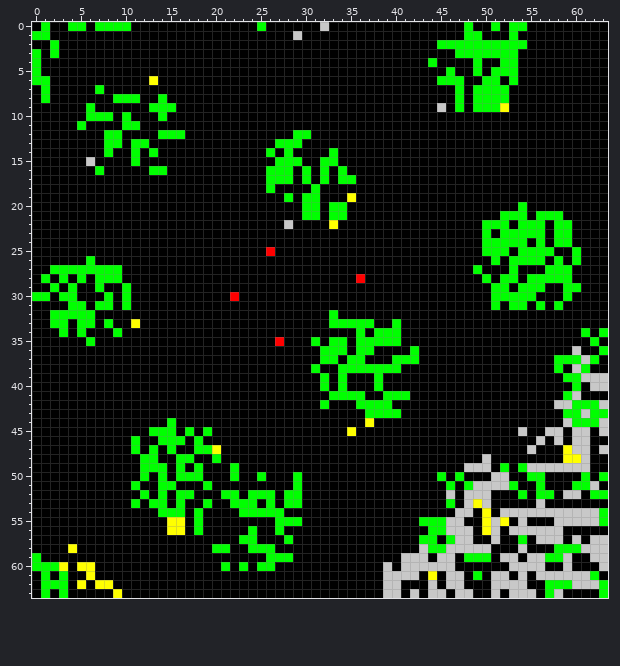
Edited in one commit: pixel-art sprite (res/materials/textures/map3.png). The picture above is the old version.
The file is 64x64 pixels.
And afterwards:
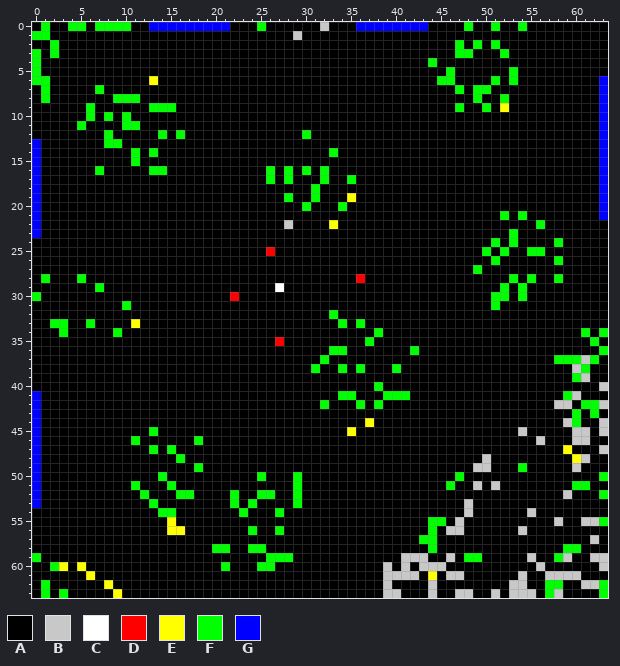
Palette (. is transparent): A #000000  B #c8c8c8  C #ffffff  D #ff0000  E #ffff00  F #00ff00  G #0000ff
From old to new:
Changed rows in their new state; - is an unchanged pixel.
first column x 0:
 0 -------------GGGGGGGGG--------------GGGGGGGG---------A----------
 1 ------------------------------------------------AA---A----------
 2 ---------------------------------------------AA-A-A-AAA---------
 3 -------------------------------------------------AAA-A----------
 4 -------------------------------------------------A--AA----------
 5 -------------------------------------------------A-AA-----------
 6 -----------------------------------------------A--A------------G
 7 ---------------------------------------------------AA----------G
 8 --------------A--------------------------------A--AA-----------G
 9 ---------------------------------------------A---A-A-----------G
10 -------A------A------------------------------------------------G
11 ---------------------------------------------------------------G
12 ---------A-----A-------------A---------------------------------G
13 G----------AA--------------AAA---------------------------------G
14 G-------A-----------------A-A----------------------------------G
15 G-----A--------------------AAA--AA-----------------------------G
16 G--------------------------A------A----------------------------G
17 G--------------------------A--A---A----------------------------G
18 G-------------------------A------------------------------------G
19 G-----------------------------A--------------------------------G
20 G------------------------------A-A--------------------A--------G
21 G-----------------------------AA-AA------------------A--AAA----G
22 G-------------------------------------------------AAA-AA--AA----
23 G-------------------------------------------------A-A-AAA-AA----
24 --------------------------------------------------A-A-A-A--A----
25 ---------------------------------------------------A--A--A--A---
26 ------A----------------------------------------------AAAA---A---
27 --AAAAAAAA-------------------------------------------A---AAA----
28 ---A---AAA----------------------------------------A-A---AA-A----
29 --A-A-----A----------------C-----------------------A---AA--AA---
30 -A-AA---A-A------------------------------------------A-A---A----
31 ----AA-AA--------------------------------------------AA-A-A-----
32 --AAAAA---------------------------------------------------------
33 -----A--A------------------------A-A-A--A-----------------------
34 -----A------------------------------A--AA-----------------------
35 ------A------------------------A-AA-A-AAA-----------------------
36 --------------------------------A---AA----------------------A---
37 ---------------------------------A-AA---AAA---------------------
38 -----------------------------------A-AAA------------------A-----
39 --------------------------------A-A---A--------------------A--AA
40 --------------------------------A-A-------------------------A-A-
41 G--------------------------------A--A---------------------------
42 G------------------------------------A-A--------------------A---
43 G------------------------------------AAAA------------------A-A-A
44 G--------------A---------------------------------------------AA-
45 G-------------AA-A-A-------------------------------------AA-----
46 G-------------AAA-----------------------------------------A-----
47 G----------A------AAA----------------------------------A----AA--
48 G-----------AA---A--A--------------------------------------A----
49 G-----------AAA-A-----A-------------------------A---A--AAAAA-A--
50 G-----------A---AAA---A----------------------A-----AA--AA----A--
51 G-------------A----A----------------------------A-A-AA--A-----A-
52 G-------------A------A--A---A-----------------A-AAA---A-AA--A-A-
53 G----------A--A-A--A---A--A-A-----------------A--AA-----A-------
54 ----------------A-A-----AAA--------------------A--A-AAA-AAAAAAAA
55 ----------------A-A--------AAA-------------A--A---AAA-A----AA---
56 ------------------A--------------------------A--A-AA-A-AAAA-----
57 -----------------------AA---A-----------------AAA--A--A-AAA-A--A
58 ----A---------------------A----------------A-AAAAAA---A---A--AAA
59 ---------------------------------------------A----A-AA--AA------
60 AA----A----------------A------------------A---A------AAA---A----
61 -A-A---------------------------------------------A-AA---A----AA-
62 --AA-A-A--------------------------------A-----AA---AA------AA---
63 ------------------------------------------A--A------------------
